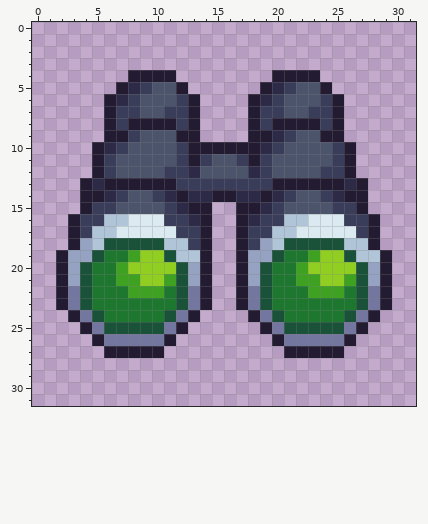
Edited in one commit: pixel-art sprite (Assets/Resources/Sprites/nightvision.png). Above: the version before the commit.
The file is 32x32 pixels.
Once edited:
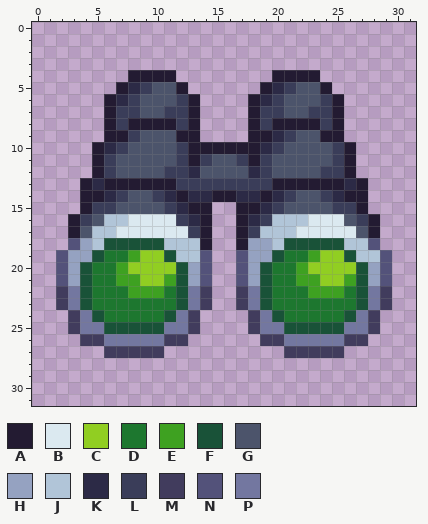
Palette (. is transparent): A #231b32  B #dbe9f0  C #91ce22  D #1d772f  E #3ea121  F #195238  G #4c546b  H #95a2c1  J #b1c5d8  K #2c2a46  L #3a3d59  M #413c5d  N #53527a  P #7377a0
Difference:
The edit turns colour L into colour B in row 16 at x 11; in row 17 at x 12.
The edit turns colour L into colour G in row 16 at x 5 and 26; in row 17 at x 4 and 27.
The edit turns colour L into colour H in row 18 at x 18.
The edit turns colour L into colour J in row 16 at x 20; in row 17 at x 19; in row 18 at x 13.
There is now colour M in row 25 at x 3, 13, 18 and 28; in row 26 at x 4, 12, 19 and 27.
The edit turns colour A into colour M in rows 22 to 23 at x 2, 14, 17 and 29; in row 24 at x 3, 13, 18 and 28; in row 26 at x 5, 11, 20 and 26; in row 27 at x 6 to 10 and 21 to 25.
The edit turns colour A into colour N in row 18 at x 3 and 28; in rows 19 to 21 at x 2, 14, 17 and 29.
The edit turns colour A into colour P in row 25 at x 4, 12, 19 and 27.
